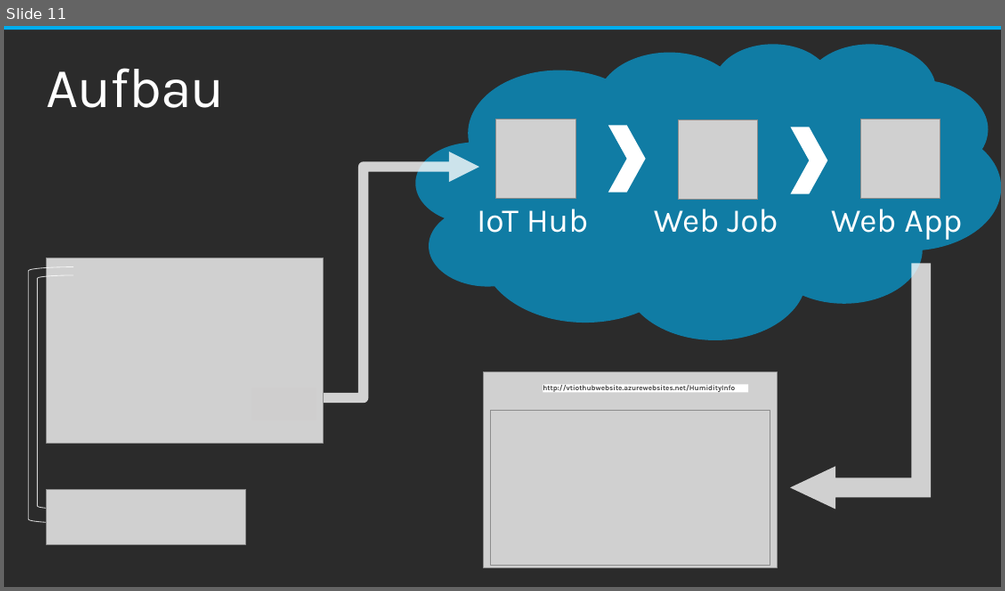
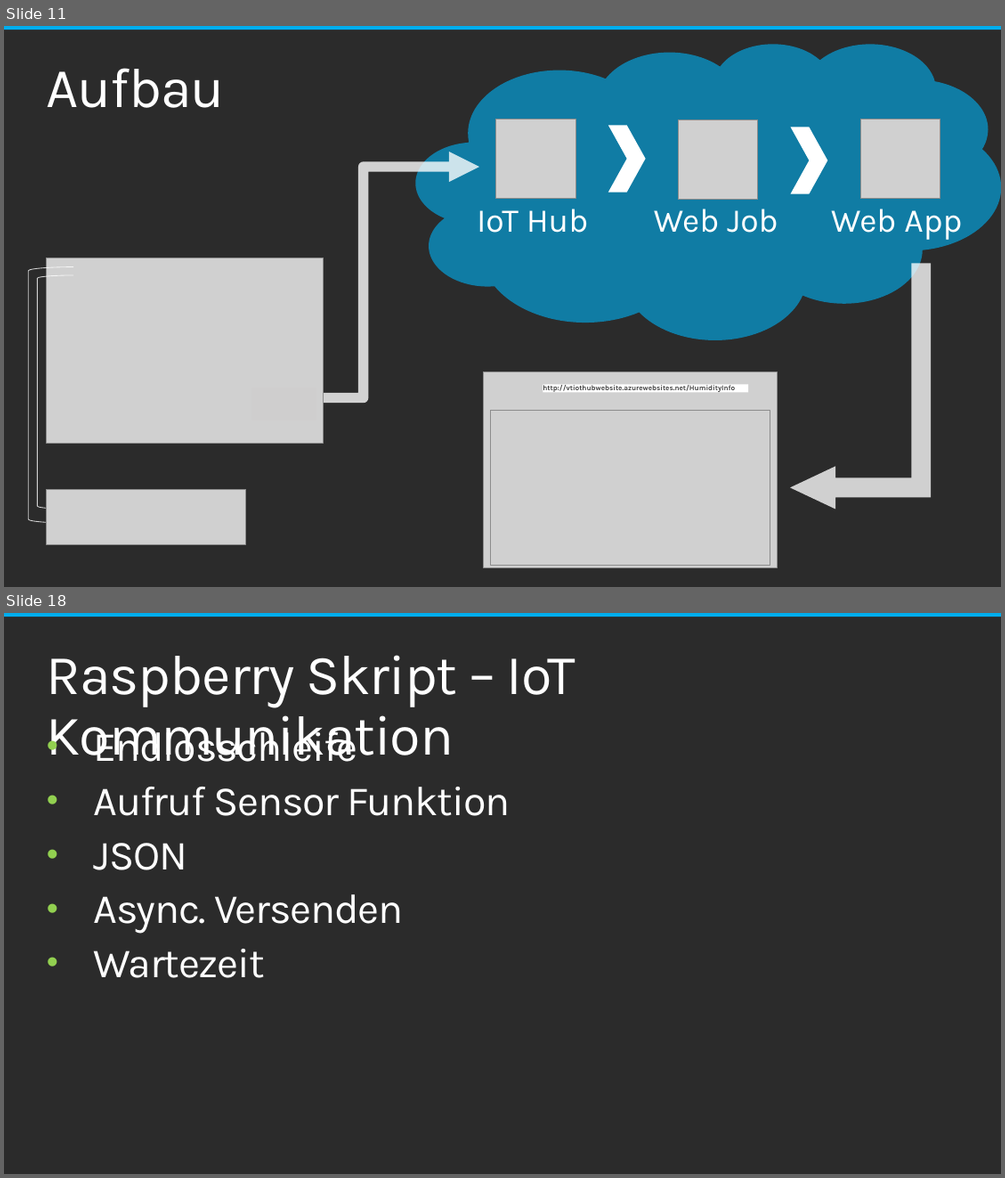
Before and after one commit to chriz239/VtIoTHub, a slide deck: Semesterprojekt_VT.pptx. Shown one above the other, each under a label of ours: slide 11 before the commit, slides 11 and 18 after it; the slides between them are not shown. The pictures are 1005x591 and 1005x1178 pixels, drawn with LibreOffice and Linux fonts; fonts in the diff are those of the drawing; grey boxes stand for pictures; background and template pictures are left out; a plain dark background stands for a picture behind light text. Boxes give left, top, right and bottom in pixels: in the first picture for what was removed or moved away, otherwise in the second. Text is boxed around its words. In the diff, an @@ line names an element or a change of style, - is before the commit and + after.

```diff
--- a/Semesterprojekt_VT.pptx
+++ b/Semesterprojekt_VT.pptx
@@ slide 18 added at (4,613,1001,1174), background picture (left out); not listed: 1 template element that a slide beside it also shows @@
@@ title added at (47,655,575,762), 54 pt, text #FFFFFF @@
+Raspberry Skript – IoT Kommunikation
@@ text added at (93,723,510,978), 40 pt, text #FFFFFF @@
+• Endlosschleife
+• Aufruf Sensor Funktion
+• JSON
+• Async. Versenden
+• Wartezeit
```
Also in this commit, not shown: 2 slides changed, 5 other slides added.
